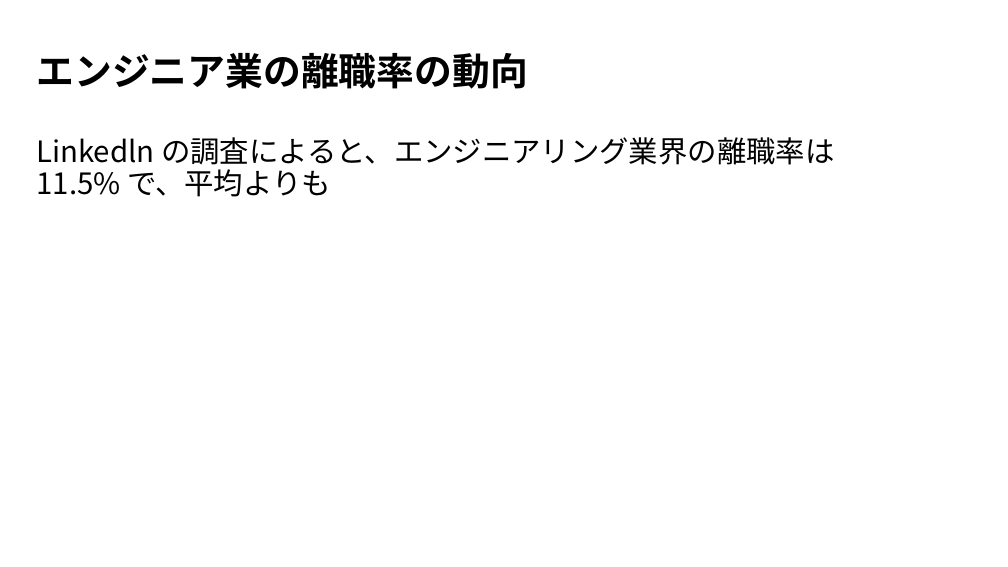
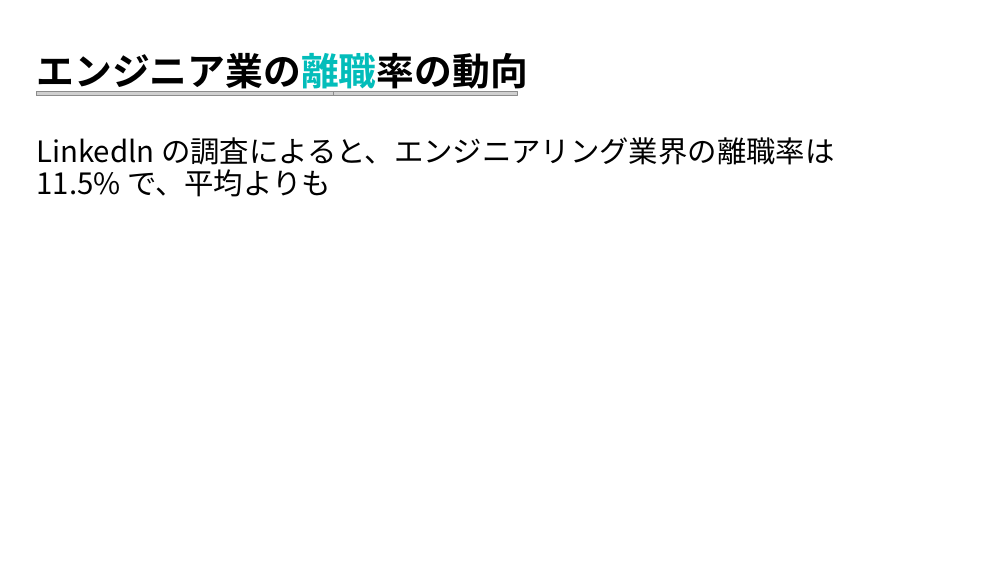
Before and after one commit to elsy0111/GCI2023Winter, a slide deck: slide 4 of LDA_Attrition.pptx (slide 2 before the commit). Drawn at 1008x567 pixels with LibreOffice and Linux fonts; fonts in the diff are those of the drawing; grey boxes stand for pictures. Boxes give left, top, right and bottom in pixels: in the first picture for what was removed or moved away, otherwise in the second. Text is boxed around its words. In the diff, an @@ line names an element or a change of style, - is before the commit and + after.

```diff
--- a/LDA_Attrition.pptx
+++ b/LDA_Attrition.pptx
@@ title "エンジニア業の離職率の動向" at bbox=[36, 53, 527, 95]: text colour #000000 to #03BDBA in "エンジニア業の離職率の動向" @@
@@ picture added at bbox=[36, 91, 518, 95] @@
@@ picture added at bbox=[36, 91, 333, 95] @@
```
Also in this commit, not shown: 1 other slide changed, 4 slides added, 8 other files.
